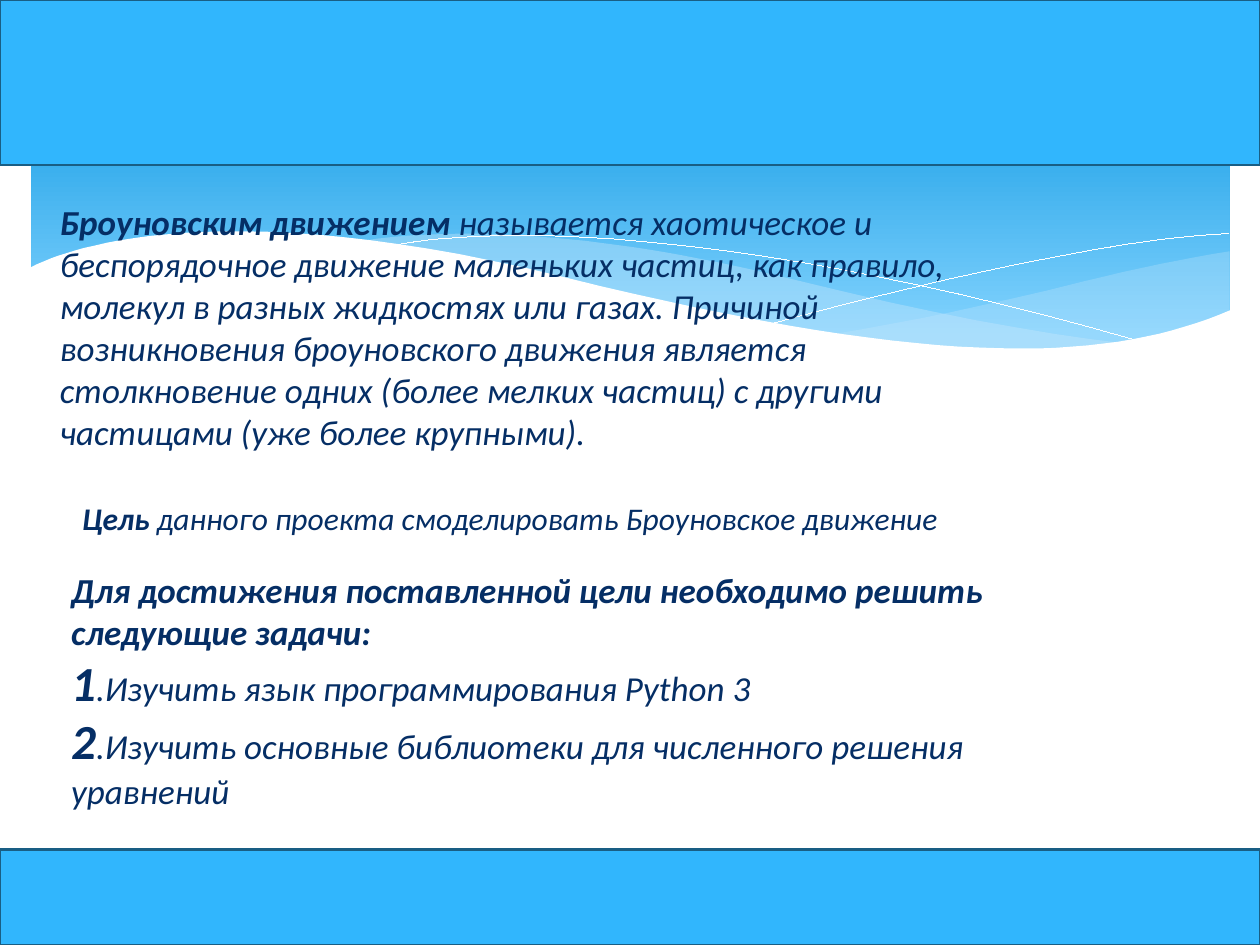
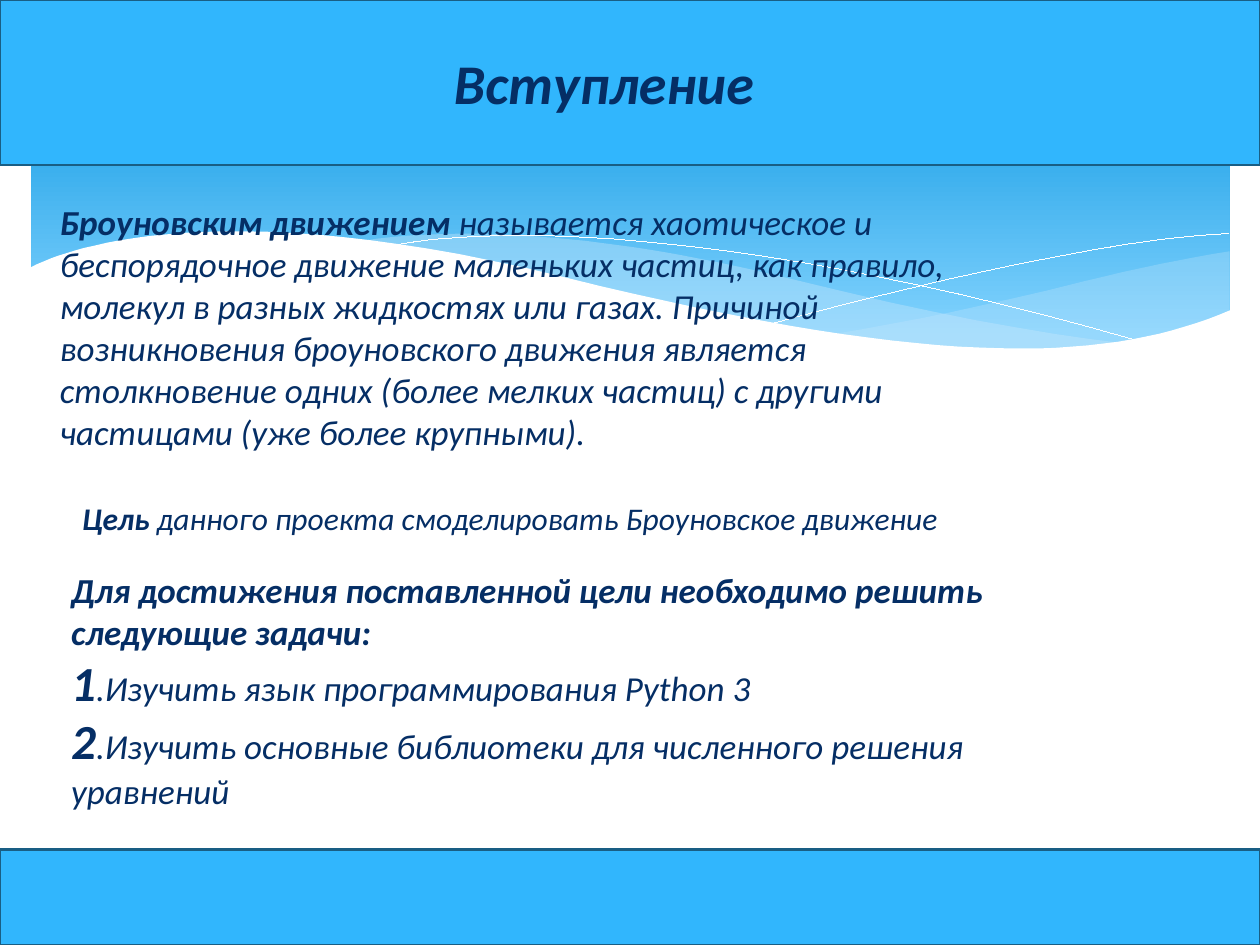
Before and after one commit to AstroBFU/projects, a slide deck: slide 2 of Броунское движение.pptx. Drawn at 1260x945 pixels with LibreOffice and Linux fonts; fonts in the diff are those of the drawing. Boxes give left, top, right and bottom in pixels: in the first picture for what was removed or moved away, otherwise in the second. Text is boxed around its words. In the diff, an @@ line names an element or a change of style, - is before the commit and + after.

```diff
--- a/Броунское движение.pptx
+++ b/Броунское движение.pptx
@@ text added at [454, 67, 754, 113], 32 pt, text #052E65, bold, italic @@
+Вступление
```
Also in this commit, not shown: 1 other slide changed.
